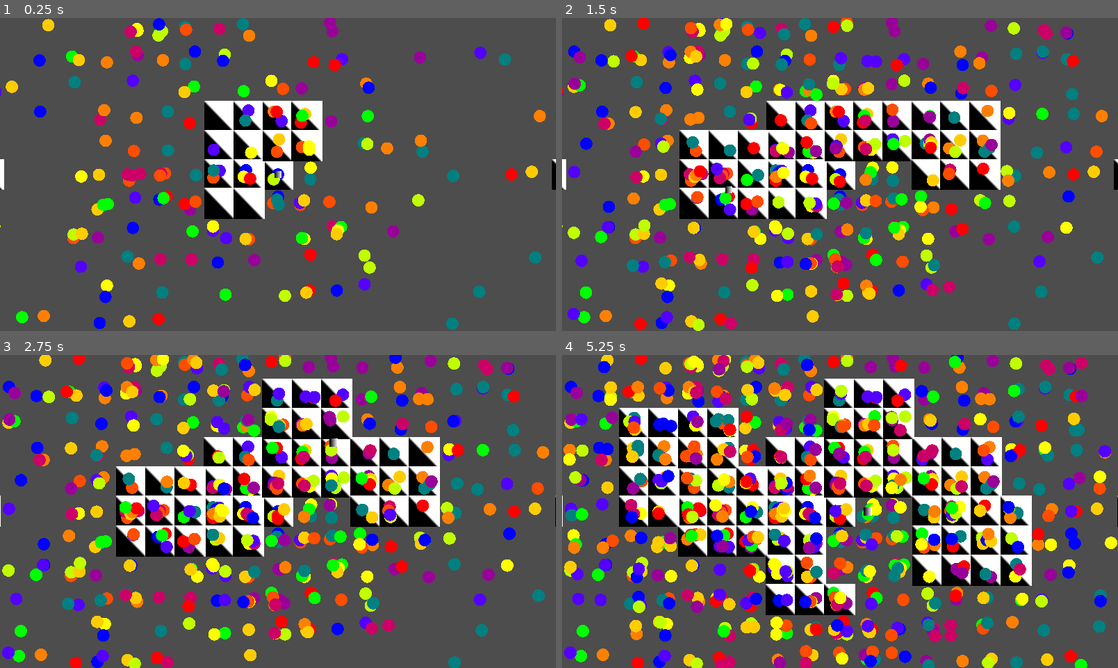
Above: before the commit, frames 1-4 (two rows, left to right).
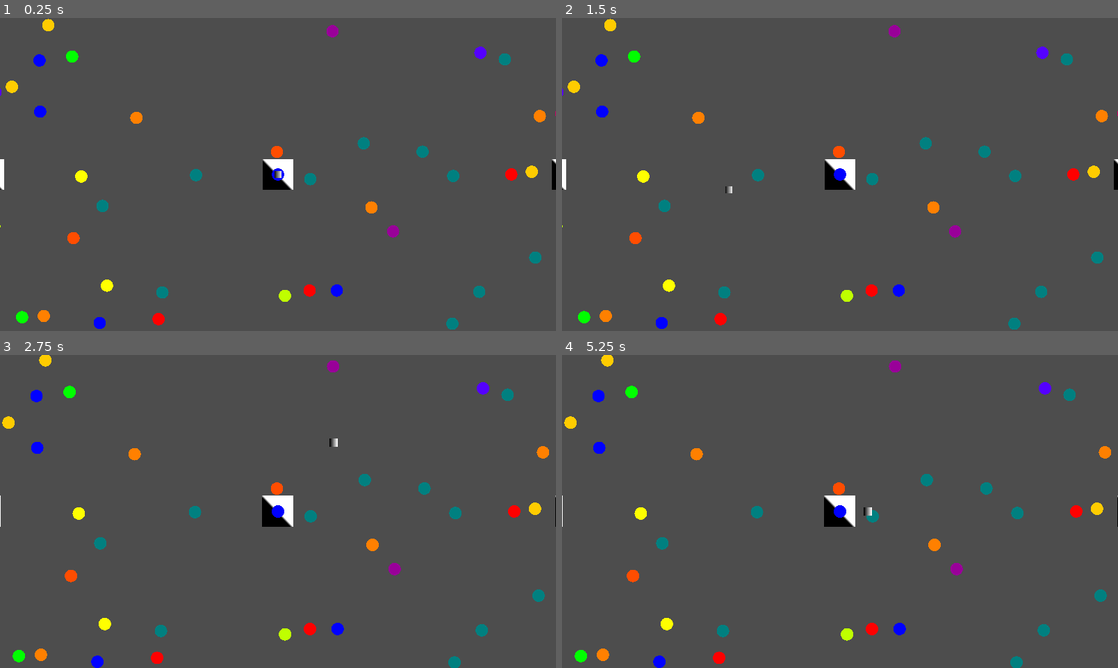
Above: after the commit, the same moments.

Repository: everett-ripley/Colour-Cascade-Game
Game: Godot game, scene res://Scenes/game_scene.tscn
Same seed, same stepped clock (60 frames per second), same inputs: the game is played once before the commit and once after it. The project has no main scene, so this scene is started directly.
Inputs (mouse positions are in pixels of both pictures, inside the frame that each line leads up to):
- Up to frame 1 (0.25 s): no input
- Up to frame 2 (1.5 s): tap Enter at 0.5 s; move the mouse to (962, 158) at 0.52 s; click (962, 158) at 0.6 s; tap Space at 1.25 s; move the mouse to (728, 190) at 1.27 s; right-click (728, 190) at 1.35 s
- Up to frame 3 (2.75 s): tap Enter at 2 s; move the mouse to (333, 442) at 2.02 s; tap Mouse wheel up (ZoomIn) at 2.1 s
- Up to frame 4 (5.25 s): tap Space at 2.75, 4.25 s; move the mouse to (812, 574) at 2.77 s; tap Mouse wheel down (ZoomOut) at 2.85 s; tap Enter at 3.5 s; move the mouse to (1006, 558) at 3.52 s; click (1006, 558) at 3.6 s; move the mouse to (673, 464) at 4.27 s; right-click (673, 464) at 4.35 s; move the mouse to (867, 511) at 5.02 s; tap Mouse wheel up (ZoomIn) at 5.1 s

The runs differ from the first frame. In frame 1, 12% of the frame differs, in the area x 12-77%, y 0-99%; in frame 2, 29%; in frame 3, 33%; in frame 4, 50%, in the area x 0-100%, y 0-100%.

Commit message:
Generation Mostly Works
Infinite game worlds are generated, the only apparent issue is that chunks are generated a little late.

Diff:
--- a/Scenes/game_scene.gd
+++ b/Scenes/game_scene.gd
@@ -24,7 +24,7 @@
 
 # Called every frame. 'delta' is the elapsed time since the previous frame.
 func _process(delta):
-	generate_new_chunks_from_position(mouse.global_position/chunk_unit_size)
+	generate_new_chunks_from_position(Vector2(mouse.global_position.x/chunk_width, mouse.global_position.y/chunk_height))
 
 func update_camera_limit(amount:float):
 	camera_limit += amount
@@ -40,7 +40,7 @@
 		for x in initial_size:
 			var pos : Vector2 = Vector2(x * chunk_width,y * chunk_height) + offset
 			add_chunk(pos)
-			register_chunk(x,y)
+			register_chunk(x-1,y-1)
 	print(generated_chunks)
 
 
@@ -55,10 +55,11 @@
 		generated_chunks[x][y] = true
 	else:
 		generated_chunks[x] = {y : true}
+	print(generated_chunks)
 
 func generate_new_chunk(x,y):
 	if !check_for_chunk(x,y):
-		add_chunk(Vector2(x*chunk_unit_size,y*chunk_unit_size))
+		add_chunk(Vector2(x*chunk_width,y*chunk_height))
 		register_chunk(x,y)
 	pass
 
